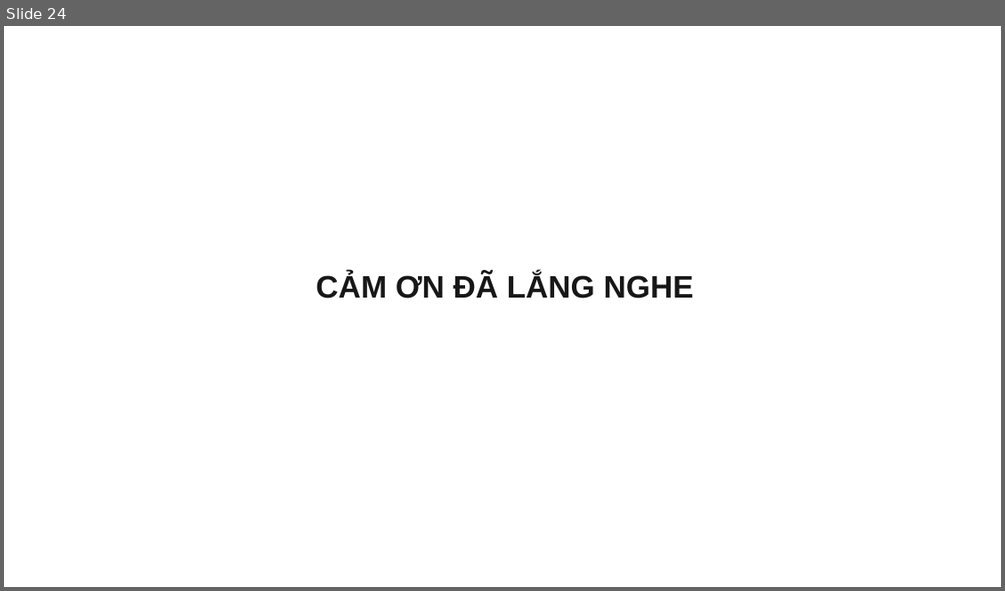
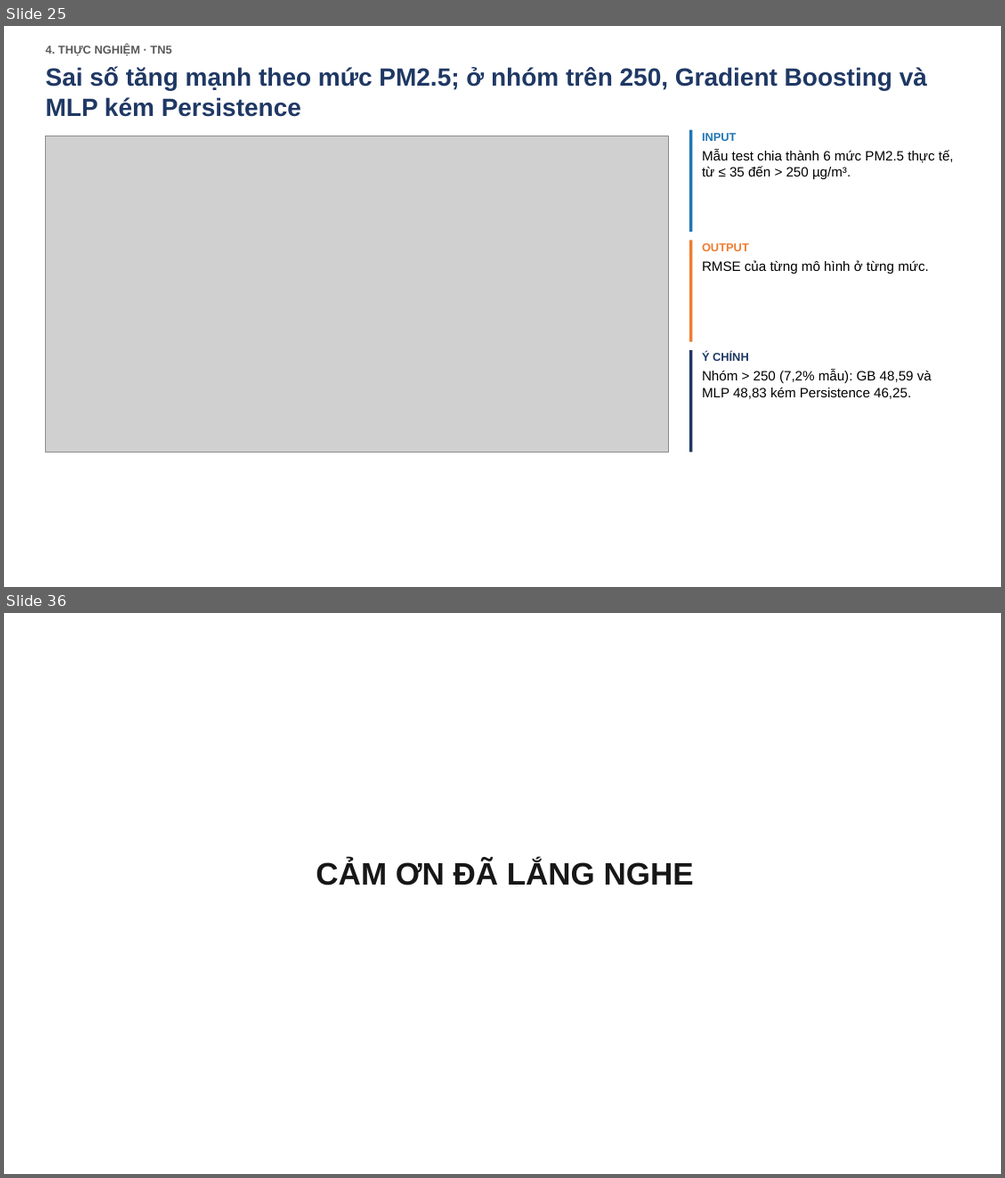
Before and after one commit to bjruly/sgu_finalproject_machinelearning_2026-2027, a slide deck: docs/Nhom10_Slide.pptx. Shown one above the other, each under a label of ours: slide 24 before the commit, slides 25 and 36 after it; the slides between them are not shown. The pictures are 1005x591 and 1005x1178 pixels, drawn with LibreOffice and Linux fonts; fonts in the diff are those of the drawing; grey boxes stand for pictures. Boxes give left, top, right and bottom in pixels: in the first picture for what was removed or moved away, otherwise in the second. Text is boxed around its words. In the diff, an @@ line names an element or a change of style, - is before the commit and + after.

```diff
--- a/docs/Nhom10_Slide.pptx
+++ b/docs/Nhom10_Slide.pptx
@@ slide 25 added at (x1=4, y1=26, x2=1001, y2=587), background #FFFFFF @@
@@ text added at (x1=46, y1=45, x2=171, y2=56), 11 pt, text #595959, bold @@
+4. THỰC NGHIỆM · TN5
@@ text added at (x1=46, y1=66, x2=927, y2=117), 24 pt, text #1F3864, bold @@
+Sai số tăng mạnh theo mức PM2.5; ở nhóm trên 250, Gradient Boosting và MLP kém Persistence
@@ rectangle added at (x1=689, y1=130, x2=693, y2=232), fill #1F77B4 @@
@@ picture added at (x1=46, y1=136, x2=669, y2=451) @@
@@ text added at (x1=702, y1=133, x2=736, y2=141), 11 pt, text #1F77B4, bold @@
+INPUT
@@ text added at (x1=702, y1=150, x2=954, y2=179), 13 pt, text #000000 @@
+Mẫu test chia thành 6 mức PM2.5 thực tế, từ ≤ 35 đến > 250 µg/m³.
@@ rectangle added at (x1=689, y1=240, x2=693, y2=342), fill #ED7D31 @@
@@ text added at (x1=702, y1=243, x2=749, y2=251), 11 pt, text #ED7D31, bold @@
+OUTPUT
@@ text added at (x1=702, y1=260, x2=928, y2=273), 13 pt, text #000000 @@
+RMSE của từng mô hình ở từng mức.
@@ rectangle added at (x1=689, y1=350, x2=693, y2=451), fill #1F3864 @@
@@ text added at (x1=702, y1=352, x2=749, y2=361), 11 pt, text #1F3864, bold @@
+Ý CHÍNH
@@ text added at (x1=702, y1=370, x2=931, y2=399), 13 pt, text #000000 @@
+Nhóm > 250 (7,2% mẫu): GB 48,59 và MLP 48,83 kém Persistence 46,25.
@@ what was slide 24 is now slide 36 @@
```
Also in this commit, not shown: 5 slides changed, 29 other slides added, 18 slides removed, 5 other files.
